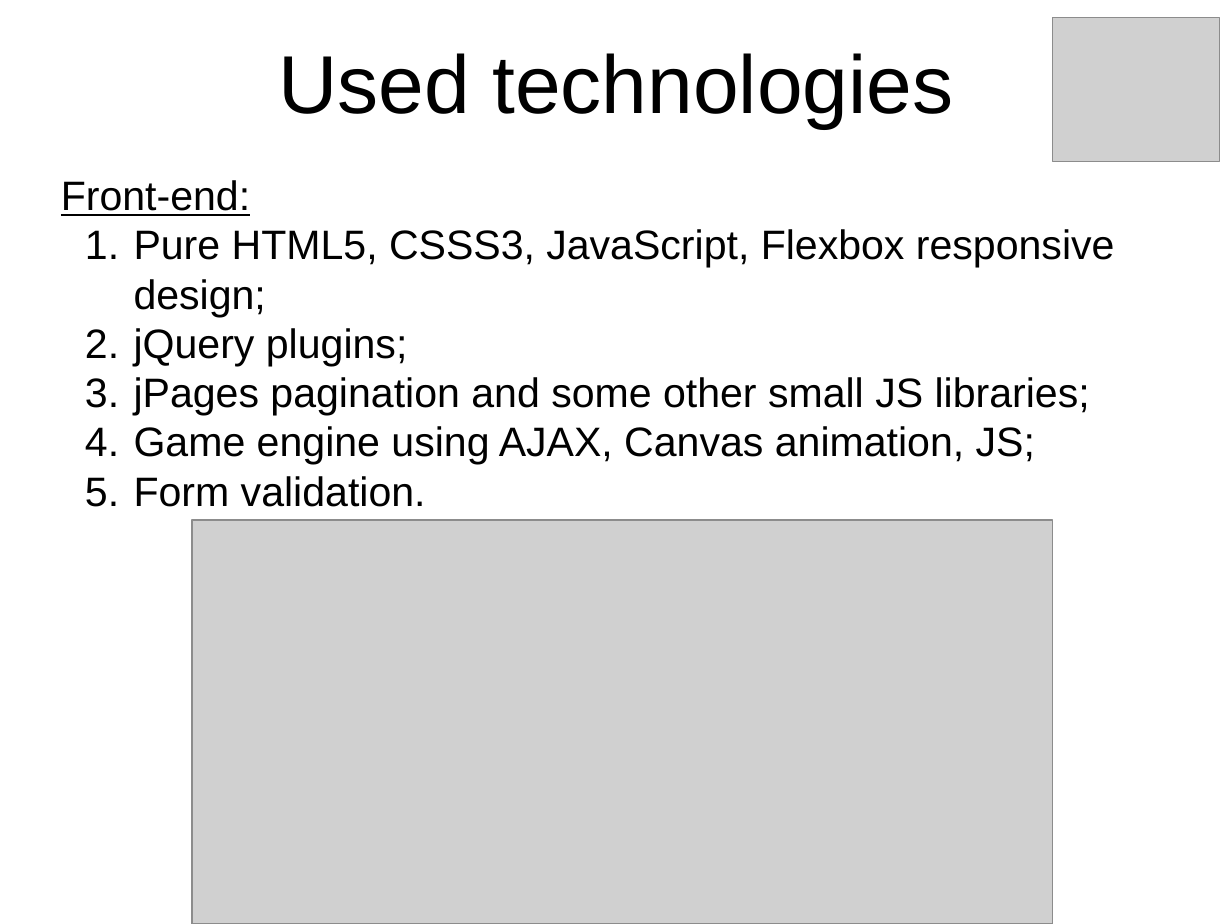
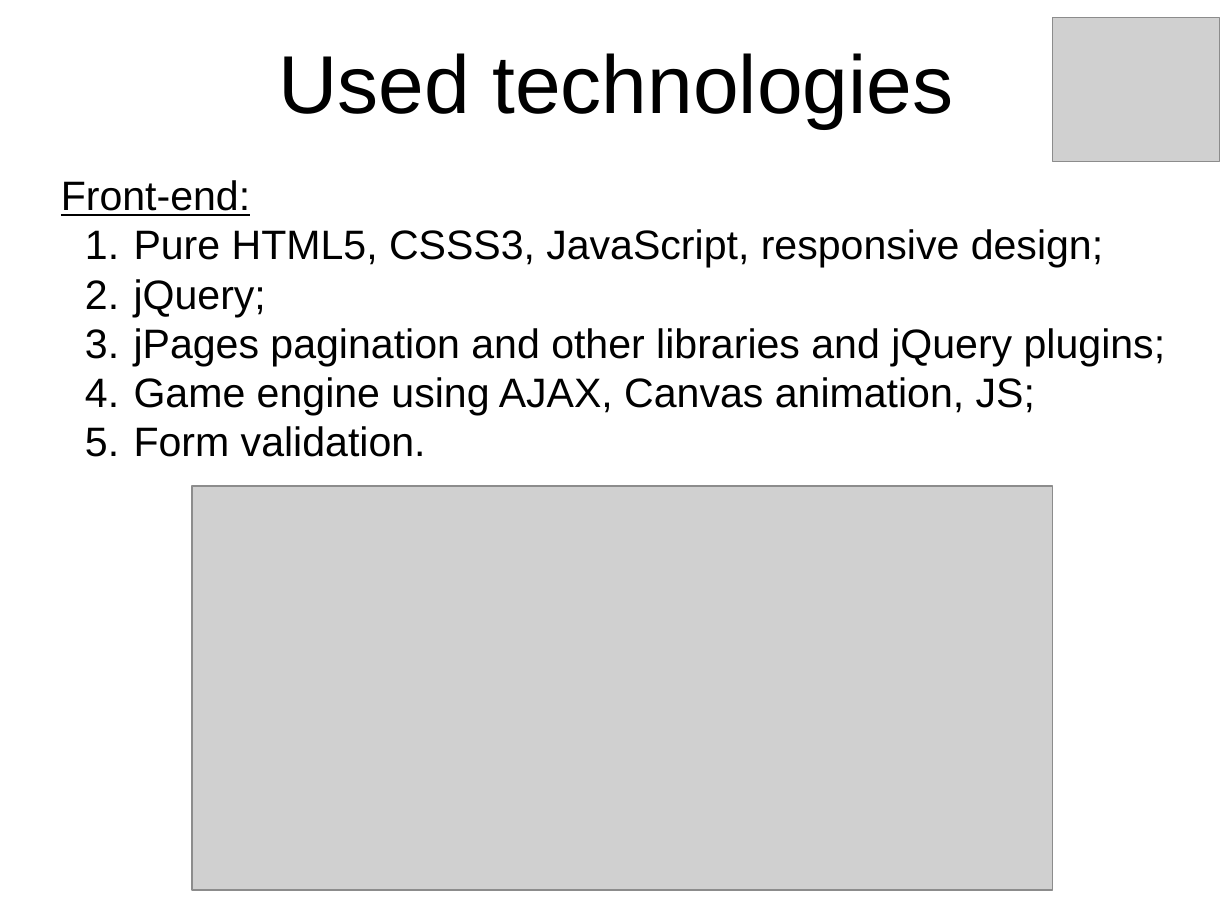
Before and after one commit to jahstreet/JCasino, a slide deck: slide 12 of JCasino presentation.pptx. Drawn at 1232x924 pixels with LibreOffice and Linux fonts; fonts in the diff are those of the drawing; grey boxes stand for pictures; background and template pictures are left out. Boxes give left, top, right and bottom in pixels: in the first picture for what was removed or moved away, otherwise in the second. Text is boxed around its words. In the diff, an @@ line names an element or a change of style, - is before the commit and + after.

```diff
--- a/JCasino presentation.pptx
+++ b/JCasino presentation.pptx
@@ text at (x1=134, y1=229, x2=1166, y2=366): text changed @@
-1. Pure HTML5, CSSS3, JavaScript, Flexbox responsive design;
-2. jQuery plugins;
-3. jPages pagination and some other small JS libraries;
+1. Pure HTML5, CSSS3, JavaScript, responsive design;
+2. jQuery;
+3. jPages pagination and other libraries and jQuery plugins;
@@ picture moved from (x1=192, y1=520, x2=1053, y2=924) to (x1=192, y1=487, x2=1053, y2=891) @@
```
Also in this commit, not shown: 13 other slides changed, 15 other files.
